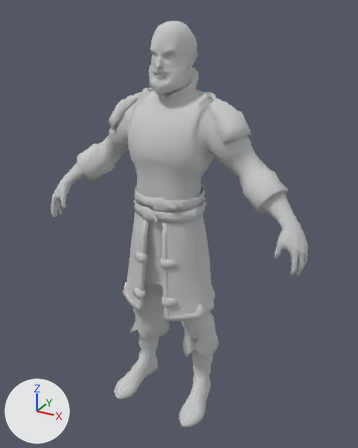
Two versions of the FBX model Assets/ThirdPartyAssets/Models/Characters/Knight_beard/Mesh_Knight_mod.fbx, one commit apart.
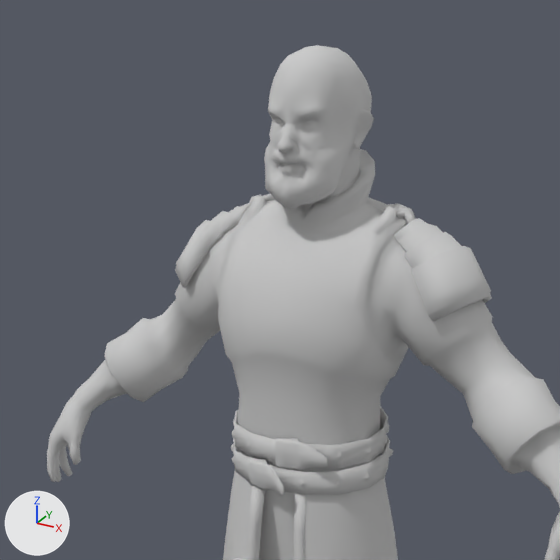
Each version is shown whole from a 50 mm lens placed at (1.033, -1.778, 1.835), pointed at (0.031, 0.044, 0.924), then close up on the part from 8% to 79% of the width and 0% to 56% of the height. Arrows for +X, +Y and +Z are at lower left; the lights stay in place. Where no turn or scale is listed for an object, it has been applied to the vertices. Vertices at the same position are counted once.

Script lines for the objects in view, before the commit:
```python
me_knight_belts = bpy.data.meshes.new('Knight_belts')
me_knight_belts.from_pydata(...)  # 418 vertices, 836 faces; spans x -0.163..0.17, y -0.145..0.155, z 0.986..1.118
me_knight_belts.materials.append(mat_08___default)  # its picture is missing
me_knight_body = bpy.data.meshes.new('Knight_body')
me_knight_body.from_pydata(...)  # 2750 vertices, 5434 faces; spans x -0.64..0.64, y -0.21..0.22, z -0.02..1.78
me_knight_body.materials.append(mat_07___default)  # its picture is missing
me_knight_scapularl = bpy.data.meshes.new('Knight_scapularL')
me_knight_scapularl.from_pydata(...)  # 118 vertices, 232 faces; spans x 0.151..0.333, y -0.023..0.184, z 1.32..1.51
me_knight_scapularl.materials.append(mat_07___default)  # its picture is missing
ob_knight_belts = bpy.data.objects.new('Knight_belts', me_knight_belts)
ob_knight_belts.location = (0.0, 0.0, 0.0)
ob_knight_body = bpy.data.objects.new('Knight_body', me_knight_body)
ob_knight_body.location = (0.0, 0.0, 0.0)
ob_knight_scapularl = bpy.data.objects.new('Knight_scapularL', me_knight_scapularl)
ob_knight_scapularl.location = (0.0, 0.0, 0.0)
# also in view: 'Knight_scapularR' at (-0.242, 0.081, 1.415); 'Knight_armor_belt' at (0.0, 0.011, 0.773)
```
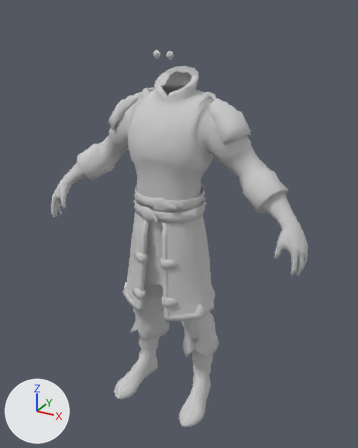
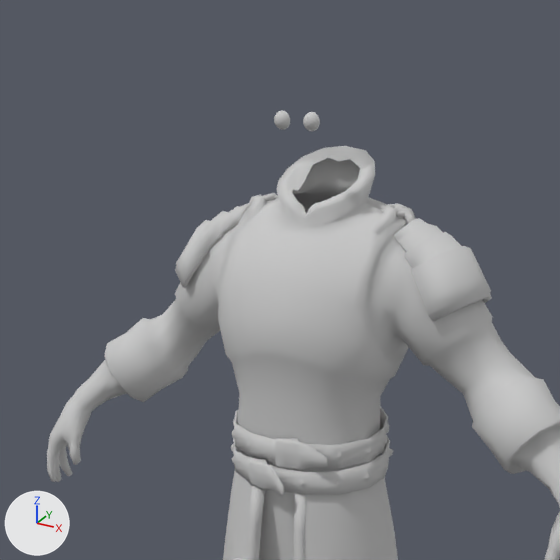
The newer file is also turned or shifted as a whole; pictures and numbers use the older file's frame.

What the commit changed:
me_knight_body is used by ob_knight_body; location (0.0, 0.0, 0.0).
me_knight_body had 2750 vertices, 5434 faces and spanned x -0.64..0.64, y -0.21..0.22, z -0.02..1.78.
me_knight_body now has 2049 vertices, 4030 faces and spans x -0.64..0.64, y -0.21..0.22, z -0.02..1.6.
me_knight_body part 1: 701 vertices removed from x -0.1..0.1, y -0.08..0.16, z 1.51..1.78.

What differs and where, as boxes [x1, y1, x2, y2] in the close-ups (560 x 560 px):
'Knight_body', reshaped
    before: [47, 45, 560, 560]
    after: [47, 146, 560, 560]
part 1 of me_knight_body, deleted
    before: [264, 45, 374, 214]
